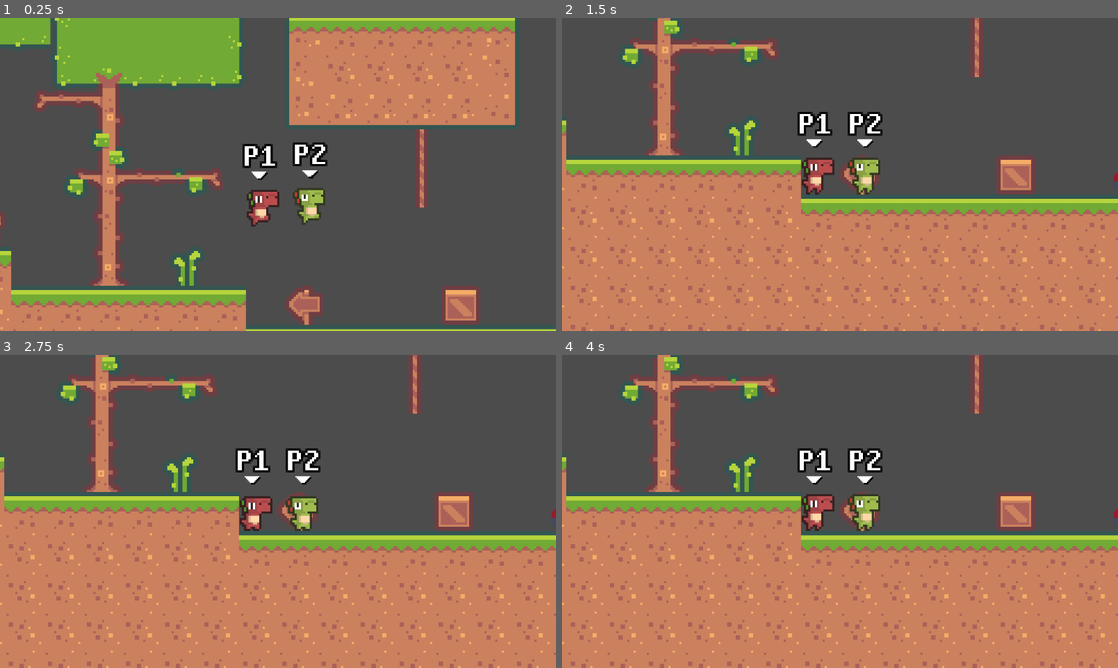
Above: before the commit, frames 1-4 (two rows, left to right).
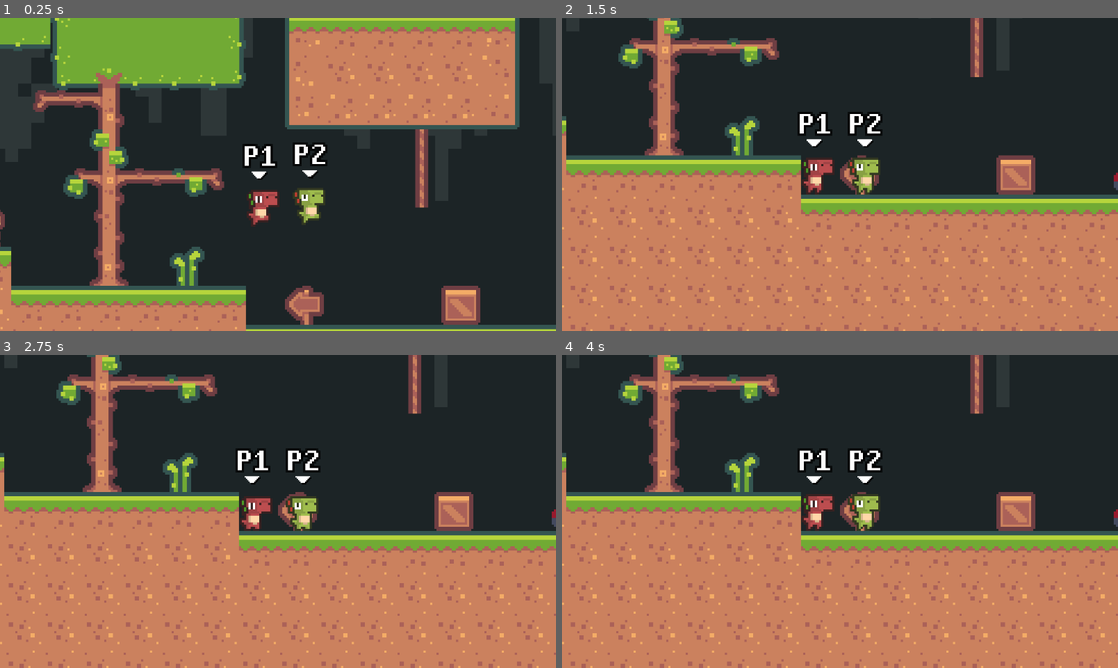
Above: after the commit, the same moments.

Repository: zlRivo/Godot-Local-PlatformShooter
Game: Godot game, scene res://Scenes/Main/SceneHandler/SceneHandler.tscn
Two runs of this game, one before a commit and one after it. Both use one fixed random seed, a clock stepped at 60 frames per second and the inputs below.
Inputs:
- Up to frame 1 (0.25 s): no input
- Up to frame 2 (1.5 s): no input
- Up to frame 3 (2.75 s): no input
- Up to frame 4 (4 s): no input

The runs differ from the first frame. In frame 1, 59% of the frame differs, in the area x 0-100%, y 0-98%; in frame 2, 43%; in frame 3, 43%; in frame 4, 43%.

Commit message:
Added ParallaxBackground to PlainGround map

Diff:
--- a/Scenes/Maps/PlainGroundMap/PlainGroundMap.tscn
+++ b/Scenes/Maps/PlainGroundMap/PlainGroundMap.tscn
@@ -1,15 +1,63 @@
-[gd_scene load_steps=7 format=2]
+[gd_scene load_steps=10 format=2]
 
 [ext_resource path="res://Scenes/Instances/Player/Player.tscn" type="PackedScene" id=1]
 [ext_resource path="res://Scenes/Maps/TileSet/CommonTileSet.tres" type="TileSet" id=2]
 [ext_resource path="res://Scenes/Terrain/Box.tscn" type="PackedScene" id=3]
 [ext_resource path="res://Scenes/Terrain/JumpSpring.tscn" type="PackedScene" id=4]
 [ext_resource path="res://Scenes/Instances/FightingCamera/FightingCamera.tscn" type="PackedScene" id=5]
+[ext_resource path="res://Assets/Sprites/Background/Parallax/PlainGround/layer2.png" type="Texture" id=6]
+[ext_resource path="res://Assets/Sprites/Background/Parallax/PlainGround/layer3.png" type="Texture" id=7]
+[ext_resource path="res://Assets/Sprites/Background/Parallax/PlainGround/layer1.png" type="Texture" id=8]
 
 [sub_resource type="RectangleShape2D" id=1]
 extents = Vector2( 9, 9 )
 
 [node name="PlainGroundMap" type="Node2D"]
+
+[node name="ParallaxBackground" type="ParallaxBackground" parent="."]
+
+[node name="ParallaxLayer" type="ParallaxLayer" parent="ParallaxBackground"]
+motion_mirroring = Vector2( 1280, 0 )
+
+[node name="Sprite" type="Sprite" parent="ParallaxBackground/ParallaxLayer"]
+position = Vector2( 720, 129 )
+scale = Vector2( 6, 6 )
+
+[node name="ColorRect" type="ColorRect" parent="ParallaxBackground/ParallaxLayer"]
+margin_top = -756.0
+margin_right = 1280.0
+margin_bottom = -36.0
+color = Color( 0.741176, 0.741176, 0.741176, 1 )
+__meta__ = {
+"_edit_use_anchors_": false
+}
+
+[node name="ParallaxLayer2" type="ParallaxLayer" parent="ParallaxBackground"]
+motion_scale = Vector2( 0.5, 1 )
+motion_mirroring = Vector2( 1440, 0 )
+
+[node name="Sprite" type="Sprite" parent="ParallaxBackground/ParallaxLayer2"]
+position = Vector2( 720, 129 )
+scale = Vector2( 6, 6 )
+texture = ExtResource( 8 )
+
+[node name="ParallaxLayer3" type="ParallaxLayer" parent="ParallaxBackground"]
+motion_scale = Vector2( 0.3, 1 )
+motion_mirroring = Vector2( 1440, 0 )
+
+[node name="Sprite" type="Sprite" parent="ParallaxBackground/ParallaxLayer3"]
+position = Vector2( 720, 129 )
+scale = Vector2( 6, 6 )
+texture = ExtResource( 6 )
+
+[node name="ParallaxLayer4" type="ParallaxLayer" parent="ParallaxBackground"]
+motion_scale = Vector2( 0.1, 1 )
+motion_mirroring = Vector2( 1440, 0 )
+
+[node name="Sprite" type="Sprite" parent="ParallaxBackground/ParallaxLayer4"]
+position = Vector2( 720, 129 )
+scale = Vector2( 6, 6 )
+texture = ExtResource( 7 )
 
 [node name="FightingCamera" parent="." instance=ExtResource( 5 )]
 player_container_node_path = NodePath("../Players")
Binary file added: Assets/Sprites/Background/Parallax/PlainGround/layer1.png
Not shown, added: Assets/Sprites/Background/Parallax/PlainGround/layer1.png.import
Binary file added: Assets/Sprites/Background/Parallax/PlainGround/layer2.png
Not shown, added: Assets/Sprites/Background/Parallax/PlainGround/layer2.png.import
Binary file added: Assets/Sprites/Background/Parallax/PlainGround/layer3.png
Not shown, added: Assets/Sprites/Background/Parallax/PlainGround/layer3.png.import
